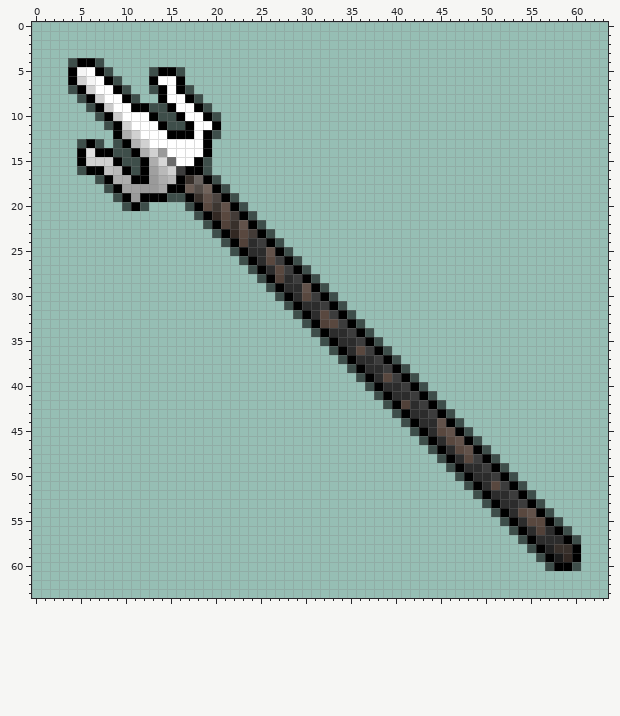
A pixel-art sprite gets an edit: icon/CC0/polearm/individual/LordNeo/64x64/trident.png. The picture above is the old version.
The file is 64x64 pixels. Colours within 5 levels of each other are drawn and written as one.
New version:
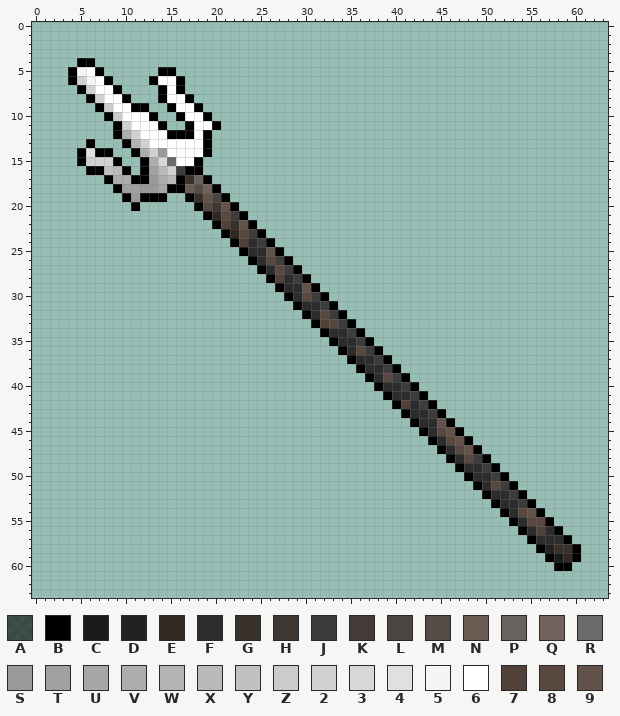
Palette (. is transparent): A #00000096  B #000000  C #1b1b1b  D #222222  E #322823  F #2c2c2c  G #38302b  H #3d3631  J #3c3c3c  K #433b37  L #4c4440  M #534c47  N #6b5c54  P #68625e  Q #71635b  R #6b6b6b  S #9a9a9a  T #a0a0a0  U #a7a7a7  V #adadad  W #b3b3b3  X #b9b9b9  Y #c1c1c1  Z #cbcbcb  2 #d1d1d1  3 #d7d7d7  4 #e0e0e0  5 #f5f5f5  6 #ffffff  7 #514139  8 #59483f  9 #62524a
From old to new:
y 4: x 4 A -> .; x 7 A -> .
y 5: x 8 A -> .; x 13 A -> .; x 16 A -> .
y 6: x 9 A -> .
y 7: x 4 A -> .; x 10 A -> .; x 13 A -> .; x 17 A -> .
y 8: x 5 A -> .; x 11 A -> .; x 18 A -> .
y 9: x 6 A -> .; x 13..14 AA -> ..; x 19 A -> .
y 10: x 7 A -> .; x 14..15 AA -> ..; x 20 A -> .
y 11: x 8 A -> .; x 15..16 AA -> ..
y 12: x 20 A -> .
y 13: x 5 A -> .; x 7 A -> .; x 9 A -> .
y 14: x 9..10 AA -> ..
y 15: x 10..11 AA -> ..; x 19 A -> .
y 16: x 5 A -> .; x 11 A -> .; x 19 A -> .
y 17: x 7 A -> .; x 20 A -> .
y 18: x 8 A -> .; x 21 A -> .
y 19: x 9 A -> .; x 15..16 AA -> ..; x 22 A -> .
y 20: x 10 A -> .; x 12 A -> .; x 17 A -> .; x 23 A -> .
y 21: x 18 A -> .; x 24 A -> .
y 22: x 19 A -> .; x 25 A -> .
y 23: x 20 A -> .; x 26 A -> .
y 24: x 21 A -> .; x 27 A -> .
y 25: x 22 A -> .; x 28 A -> .
y 26: x 23 A -> .; x 29 A -> .
y 27: x 24 A -> .; x 30 A -> .
y 28: x 25 A -> .; x 31 A -> .
y 29: x 26 A -> .; x 32 A -> .
y 30: x 27 A -> .; x 33 A -> .
y 31: x 28 A -> .; x 34 A -> .
y 32: x 29 A -> .; x 35 A -> .
y 33: x 30 A -> .; x 36 A -> .
y 34: x 31 A -> .; x 37 A -> .
y 35: x 32 A -> .; x 38 A -> .
y 36: x 33 A -> .; x 39 A -> .
y 37: x 34 A -> .; x 40 A -> .
y 38: x 35 A -> .; x 41 A -> .
y 39: x 36 A -> .; x 42 A -> .
y 40: x 37 A -> .; x 43 A -> .
y 41: x 38 A -> .; x 44 A -> .
y 42: x 39 A -> .; x 45 A -> .
y 43: x 40 A -> .; x 46 A -> .
y 44: x 41 A -> .; x 47 A -> .
y 45: x 42 A -> .; x 48 A -> .
y 46: x 43 A -> .; x 49 A -> .
y 47: x 44 A -> .; x 50 A -> .
y 48: x 45 A -> .; x 51 A -> .
y 49: x 46 A -> .; x 52 A -> .
y 50: x 47 A -> .; x 53 A -> .
y 51: x 48 A -> .; x 54 A -> .
y 52: x 49 A -> .; x 55 A -> .
y 53: x 50 A -> .; x 56 A -> .
y 54: x 51 A -> .; x 57 A -> .
y 55: x 52 A -> .; x 58 A -> .
y 56: x 53 A -> .; x 59 A -> .
y 57: x 54 A -> .; x 60 A -> .
y 58: x 55 A -> .
y 59: x 56 A -> .
y 60: x 57 A -> .; x 60 A -> .
